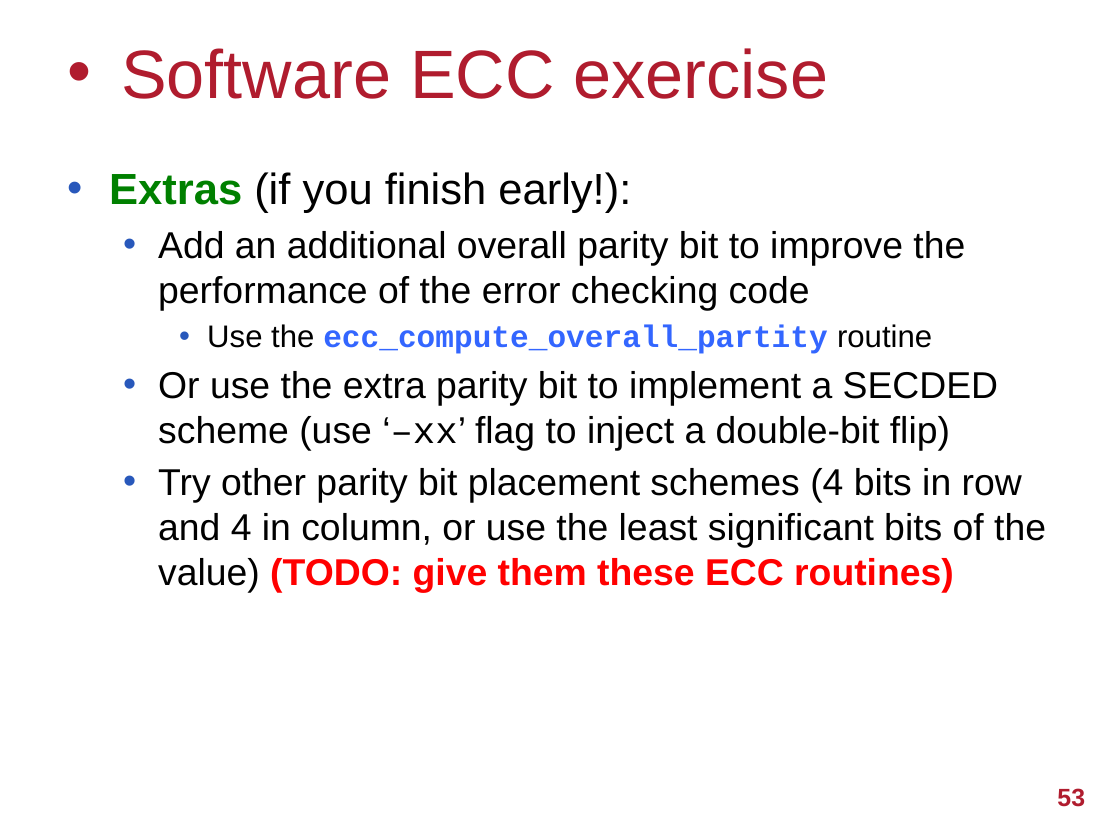
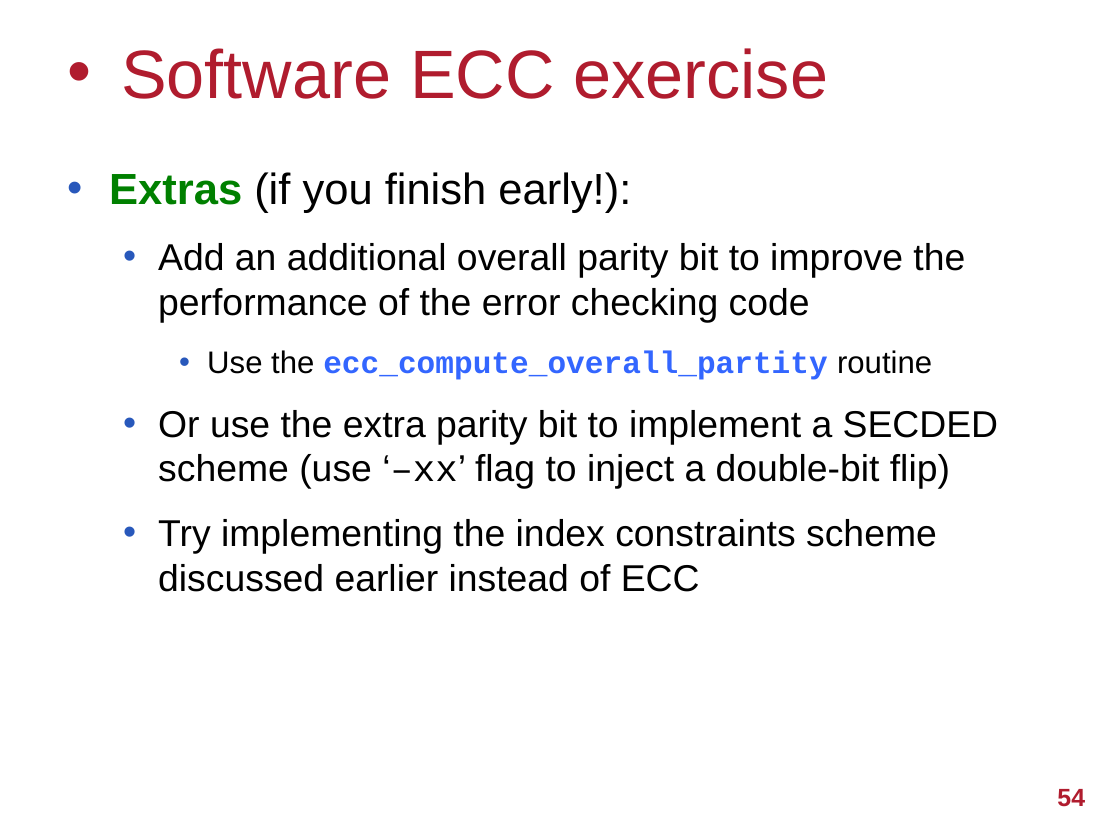
Before and after one commit to UoB-HPC/abft-training, a slide deck: slide 54 of sparse-abft.pptx (slide 53 before the commit). Drawn at 1120x840 pixels with LibreOffice and Linux fonts; fonts in the diff are those of the drawing; background and template pictures are left out. Boxes give left, top, right and bottom in pixels: in the first picture for what was removed or moved away, otherwise in the second. Text is boxed around its words. In the diff, an @@ line names an element or a change of style, - is before the commit and + after.

```diff
--- a/sparse-abft.pptx
+++ b/sparse-abft.pptx
@@ text at bbox=[109, 172, 999, 489]: more space between paragraphs @@
@@ text at bbox=[158, 519, 937, 592]: text changed @@
-  • Try other parity bit placement schemes (4 bits in row and 4 in column, or use the least significant bits of the value) (TODO: give them these ECC routines)
+  • Try implementing the index constraints scheme discussed earlier instead of ECC
@@ page number at bbox=[1057, 789, 1085, 807]: text changed @@
-53
+54
```
Also in this commit, not shown: 1 other slide changed, 1 slide added.
